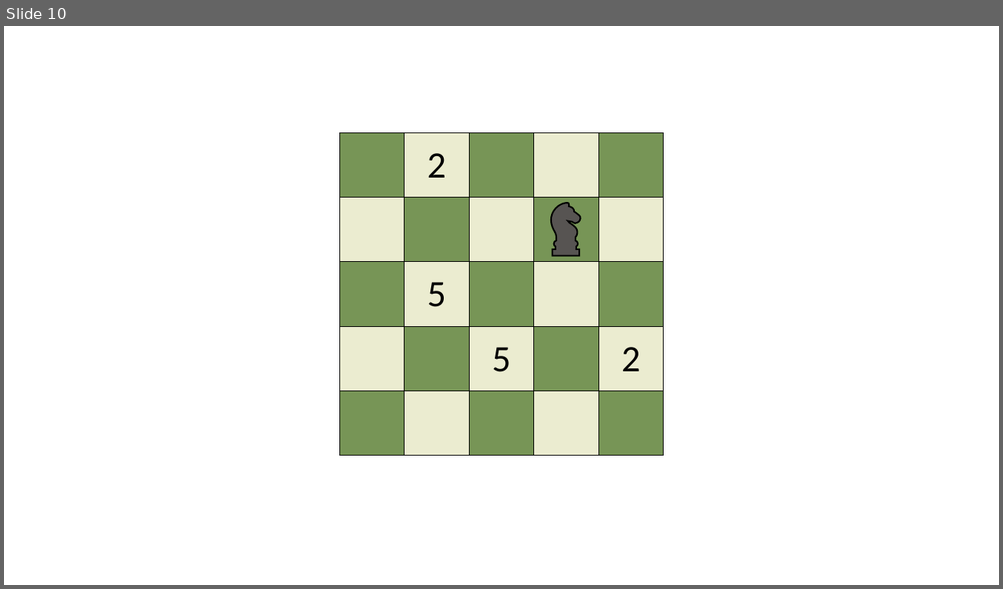
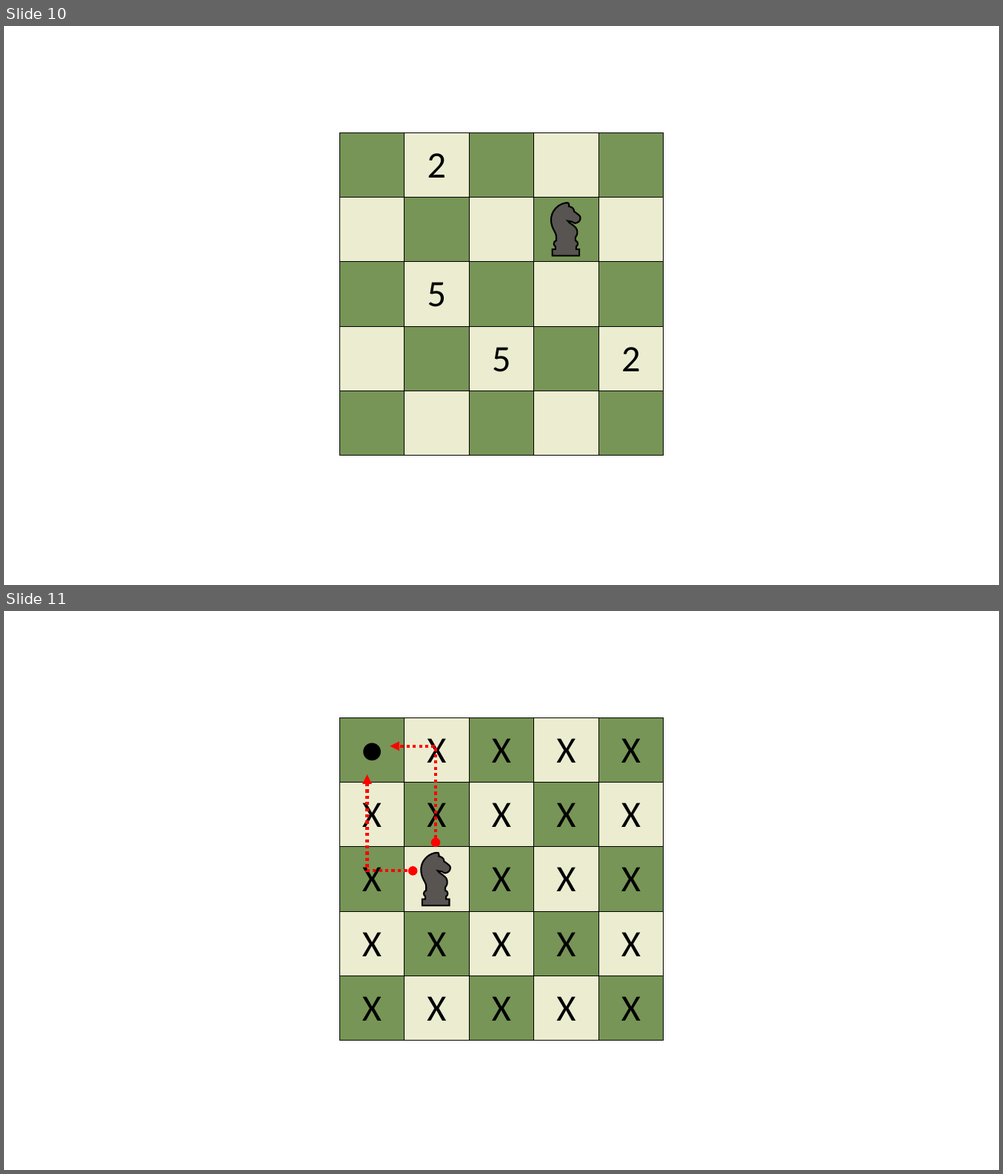
Before and after one commit to lmariotti-95/INTELLIGENT-APPLICATION-DEVELOPMENT, a slide deck: relazione/doc per relazione/scacchiera.pptx. Shown one above the other, each under a label of ours: slide 10 before the commit, slides 10 and 11 after it. The pictures are 1003x589 and 1003x1174 pixels, drawn with LibreOffice and Linux fonts; fonts in the diff are those of the drawing. Boxes give left, top, right and bottom in pixels: in the first picture for what was removed or moved away, otherwise in the second. Text is boxed around its words. In the diff, an @@ line names an element or a change of style, - is before the commit and + after.

```diff
--- a/relazione/doc per relazione/scacchiera.pptx
+++ b/relazione/doc per relazione/scacchiera.pptx
@@ slide 11 added at [4, 611, 999, 1170], background #FFFFFF @@
@@ table added at [340, 718, 664, 1041], 5 rows, 5 columns @@
+● | X | X | X | X
+X | X | X | X | X
+X |  | X | X | X
+X | X | X | X | X
+X | X | X | X | X
@@ elbow double arrow added from (435, 843) to (390, 746), #FF0000 3 pt dashed @@
@@ elbow double arrow added from (367, 775) to (413, 871), #FF0000 3 pt dashed @@
@@ freeform shape added at [421, 853, 450, 906], fill #575452, outline #000000 1.5 pt @@
```
Also in this commit, not shown: 2 other files.
